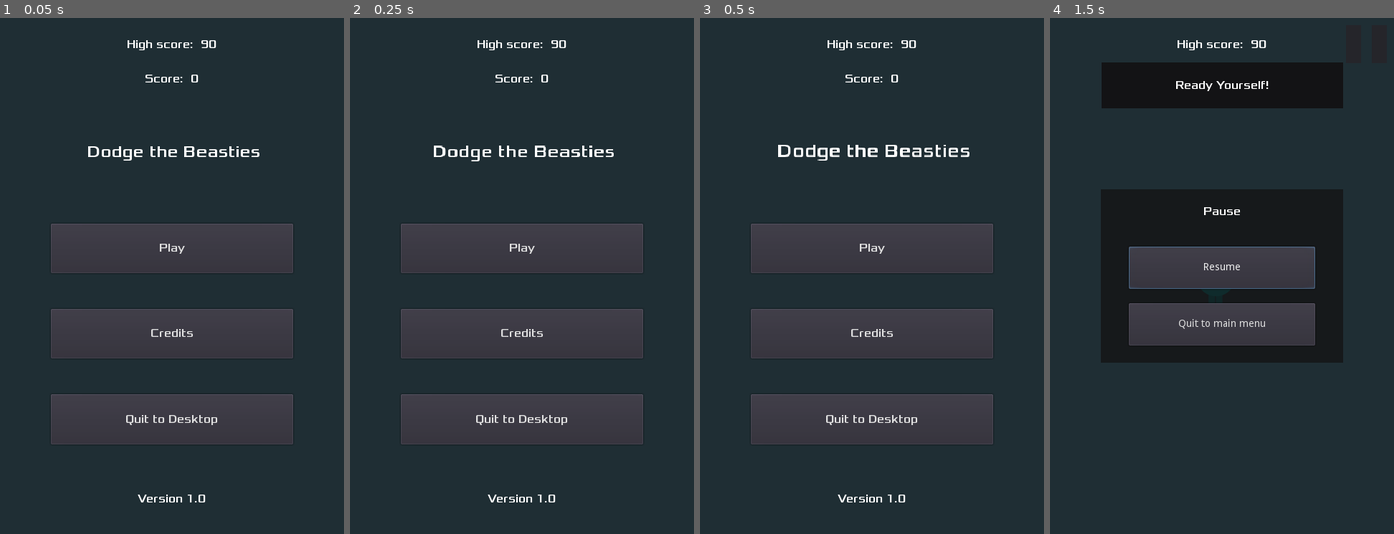
Above: before the commit, frames 1-4 (left to right).
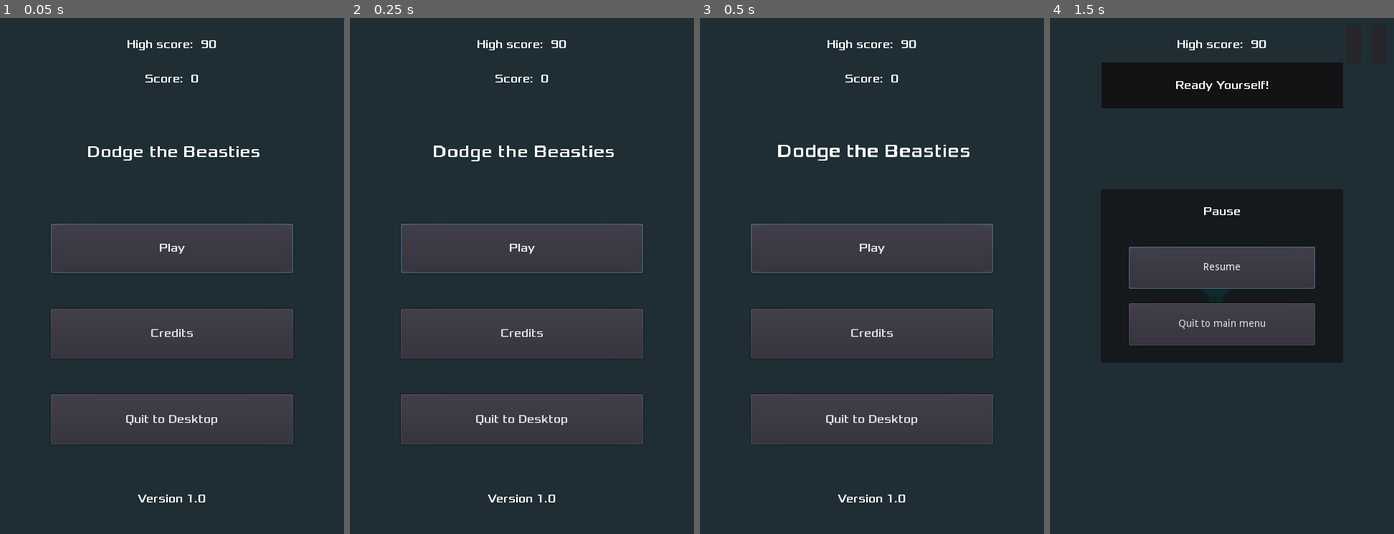
Above: after the commit, the same moments.

Repository: AlixBarreaux/dodge-the-beasties
Game: Godot game, scene res://scenes/Main.tscn
Two runs of this game, one before a commit and one after it. Both use one fixed random seed, a clock stepped at 60 frames per second and the inputs below.
Inputs (mouse positions are in pixels of both pictures, inside the frame that each line leads up to):
- Up to frame 1 (0.05 s): no input
- Up to frame 2 (0.25 s): no input
- Up to frame 3 (0.5 s): no input
- Up to frame 4 (1.5 s): click "Play" at 0.5 s; click (1366, 43) at 1.25 s

The runs differ from the first frame. In frame 1, 0.2% of the frame differs, in the area x 14-86%, y 39-50%; in frame 2, 0.2%; in frame 3, 0.2%; in frame 4, nothing differs.

Commit message:
Add button focus

Diff:
--- a/MainMenu.tscn
+++ b/MainMenu.tscn
@@ -110,8 +110,12 @@
 [node name="PlayButton" type="Button" parent="VBoxContainer"]
 margin_right = 338.0
 margin_bottom = 69.0
+focus_neighbour_left = NodePath("../QuitToDesktopButton")
 focus_neighbour_top = NodePath("../QuitToDesktopButton")
-focus_neighbour_bottom = NodePath("../QuitToDesktopButton")
+focus_neighbour_right = NodePath("../CreditsButton")
+focus_neighbour_bottom = NodePath("../CreditsButton")
+focus_next = NodePath("../CreditsButton")
+focus_previous = NodePath("../QuitToDesktopButton")
 size_flags_horizontal = 3
 size_flags_vertical = 3
 custom_fonts/font = SubResource( 7 )
@@ -127,6 +131,11 @@
 margin_top = 119.0
 margin_right = 338.0
 margin_bottom = 188.0
+focus_neighbour_left = NodePath("../PlayButton")
+focus_neighbour_top = NodePath("../PlayButton")
+focus_neighbour_right = NodePath("../QuitToDesktopButton")
+focus_next = NodePath("../QuitToDesktopButton")
+focus_previous = NodePath("../PlayButton")
 size_flags_horizontal = 3
 size_flags_vertical = 3
 custom_fonts/font = SubResource( 8 )
@@ -141,8 +150,12 @@
 margin_top = 238.0
 margin_right = 338.0
 margin_bottom = 308.0
-focus_neighbour_top = NodePath("../PlayButton")
+focus_neighbour_left = NodePath("../CreditsButton")
+focus_neighbour_top = NodePath("../CreditsButton")
+focus_neighbour_right = NodePath("../PlayButton")
 focus_neighbour_bottom = NodePath("../PlayButton")
+focus_next = NodePath("../PlayButton")
+focus_previous = NodePath("../CreditsButton")
 size_flags_horizontal = 3
 size_flags_vertical = 3
 custom_fonts/font = SubResource( 9 )
@@ -163,4 +176,5 @@
 anims/Active = SubResource( 5 )
 anims/RESET = SubResource( 6 )
 
+[connection signal="visibility_changed" from="." to="." method="_on_MainMenu_visibility_changed"]
 [connection signal="pressed" from="VBoxContainer/PlayButton" to="." method="_on_PlayButton_pressed"]
--- a/scripts/gui/main_menu.gd
+++ b/scripts/gui/main_menu.gd
@@ -6,6 +6,7 @@
 
 
 # Node References
+onready var first_element_to_focus: Button = $VBoxContainer/PlayButton
 onready var animation_player: AnimationPlayer = $AnimationPlayer
 
 
@@ -47,3 +48,11 @@
 	self.hide()
 	Events.emit_signal("game_started")
 	return
+
+
+func _on_MainMenu_visibility_changed() -> void:
+	if self.visible:
+		self.first_element_to_focus.grab_focus()
+	else:
+		self.first_element_to_focus.release_focus()
+	return
